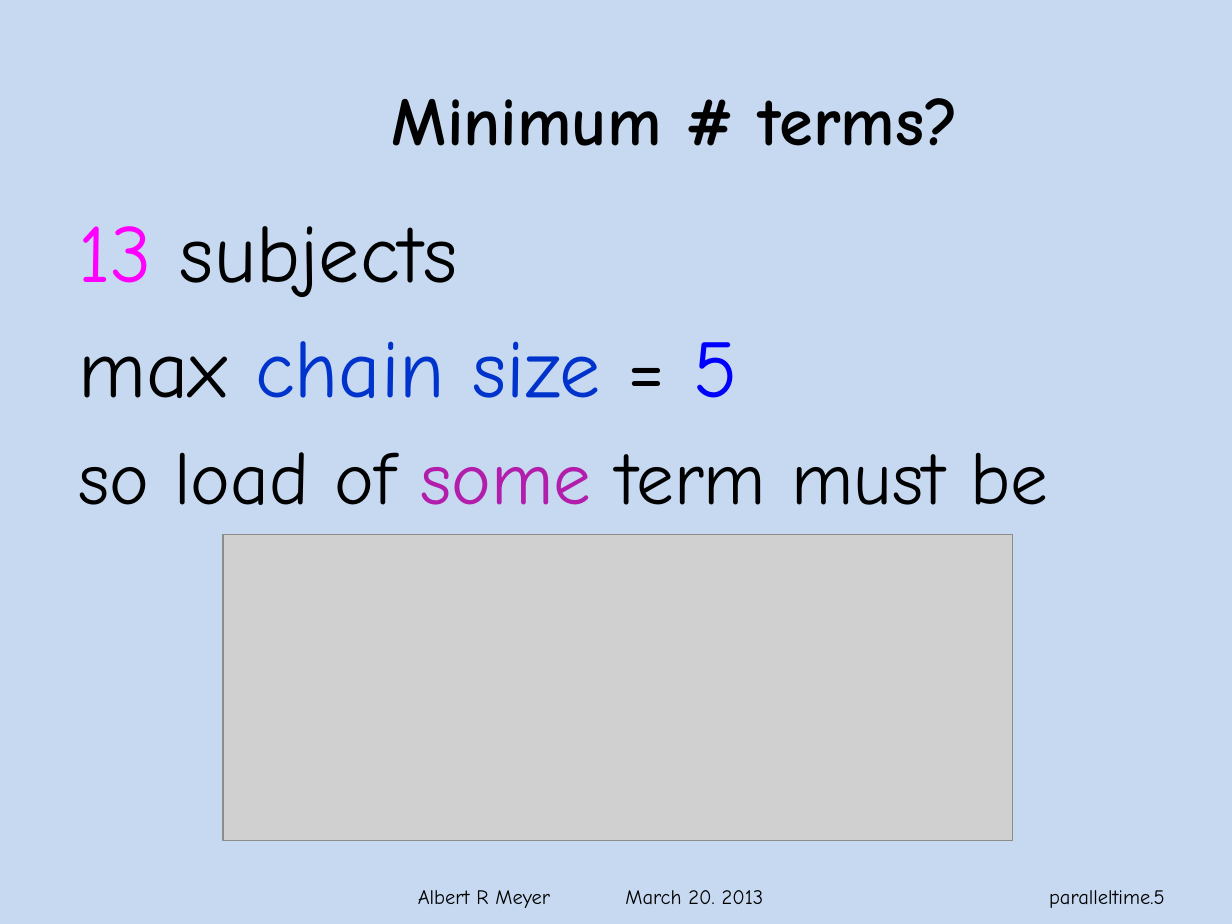
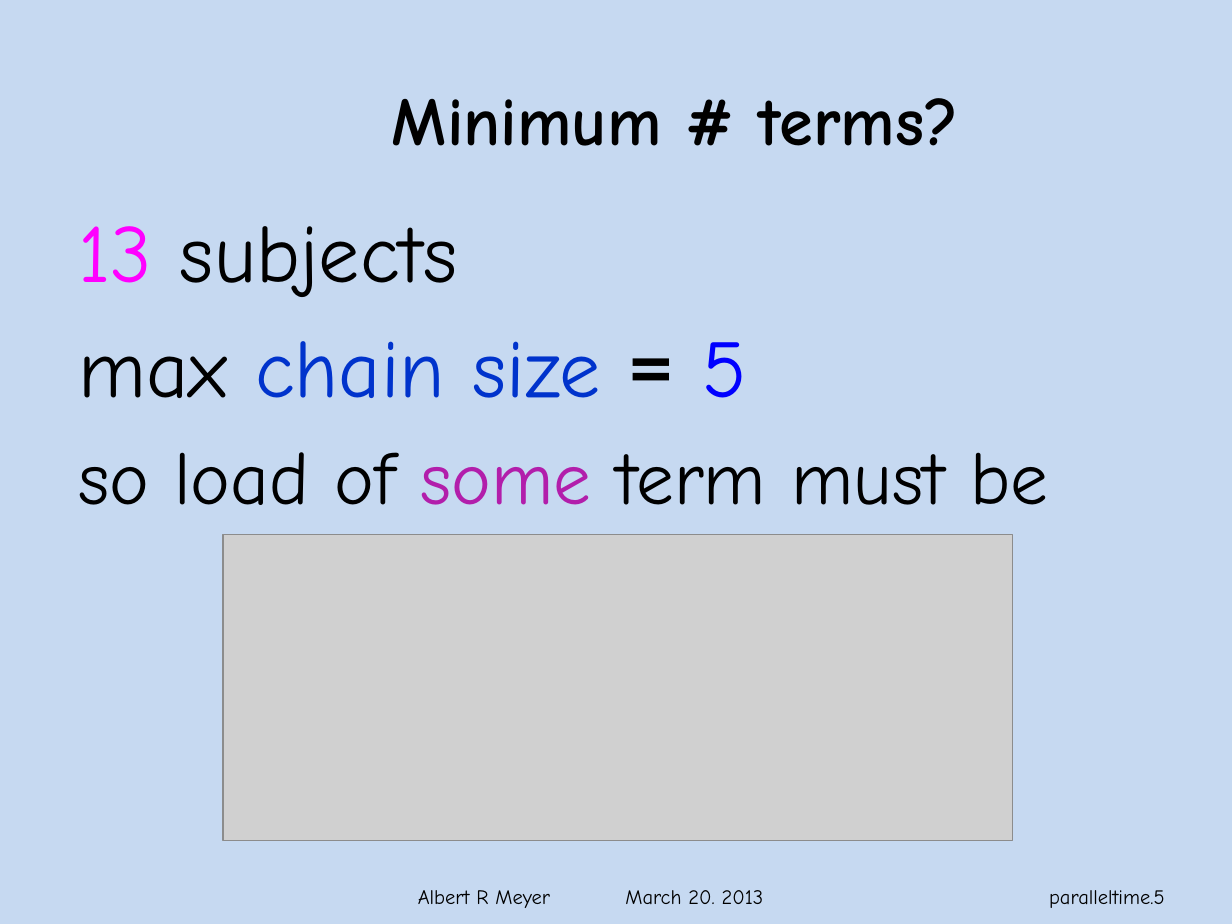
Before and after one commit to armeyer/mcs_web, a slide deck: slide 5 of spring13/slides13/paralleltime.pptx. Drawn at 1232x924 pixels with LibreOffice and Linux fonts; fonts in the diff are those of the drawing; grey boxes stand for pictures; background and template pictures are left out. Boxes give left, top, right and bottom in pixels: in the first picture for what was removed or moved away, otherwise in the second. Text is boxed around its words. In the diff, an @@ line names an element or a change of style, - is before the commit and + after.

```diff
--- a/spring13/slides13/paralleltime.pptx
+++ b/spring13/slides13/paralleltime.pptx
@@ text at box(78, 341, 748, 398): font Comic Neue to Lato, bold on in "=" @@
```
Also in this commit, not shown: 2 other slides changed, 6 other files.
